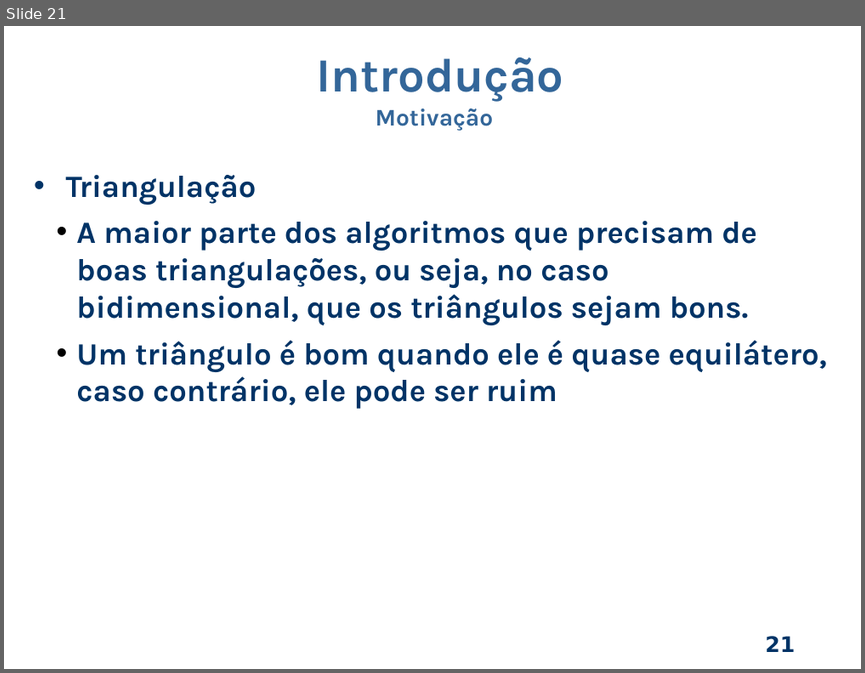
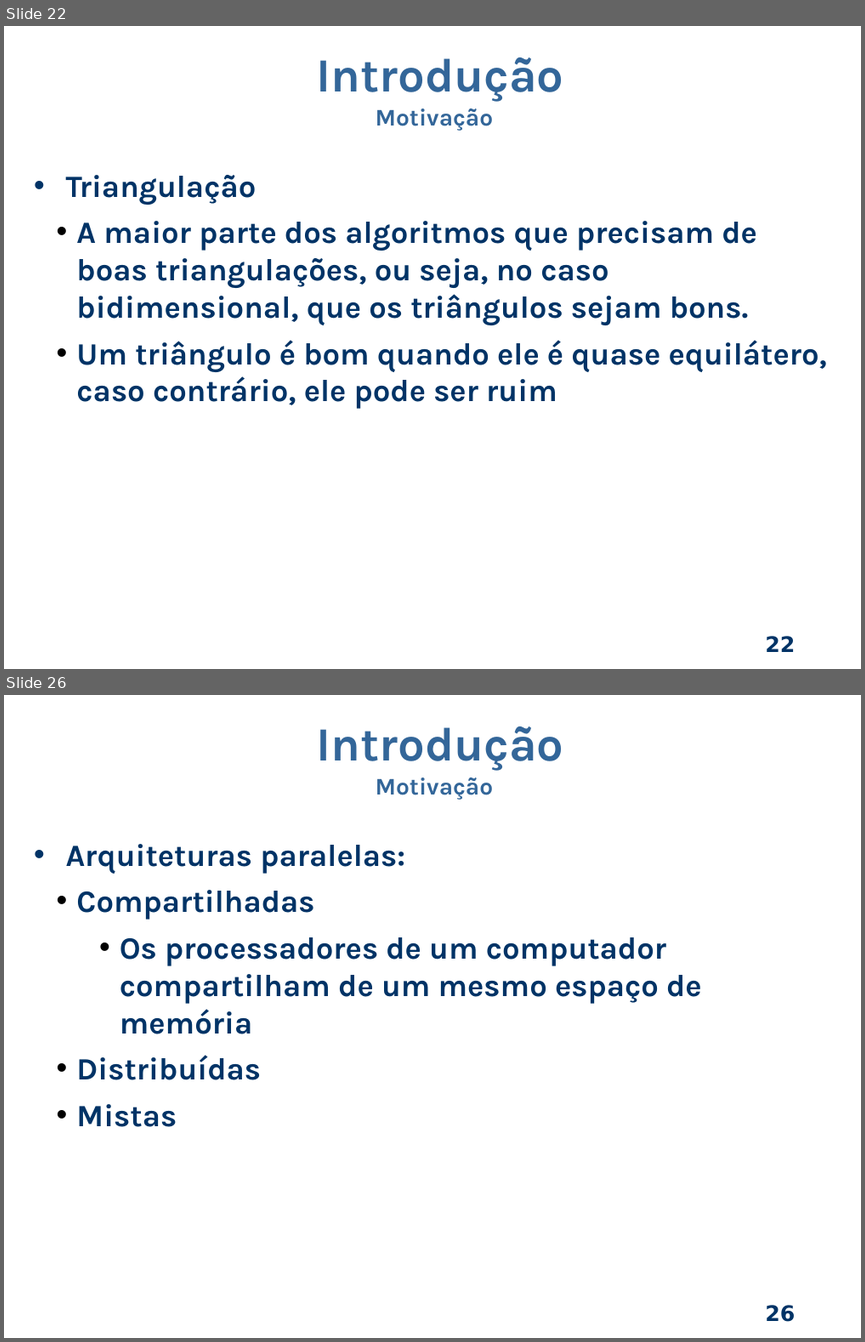
Before and after one commit to dant25/pre-proposta, a slide deck: apresentação/Apresentacao pre.odp. Shown one above the other, each under a label of ours: slide 21 before the commit, slides 22 and 26 after it; the slides between them are not shown. The pictures are 865x673 and 865x1342 pixels, drawn with LibreOffice and Linux fonts; fonts in the diff are those of the drawing; background and template pictures are left out. Boxes give left, top, right and bottom in pixels: in the first picture for what was removed or moved away, otherwise in the second. Text is boxed around its words. In the diff, an @@ line names an element or a change of style, - is before the commit and + after.

```diff
--- a/apresentação/Apresentacao pre.odp
+++ b/apresentação/Apresentacao pre.odp
@@ slide 26 added at [4,695,861,1338], background picture (left out); not listed: 1 template element that a slide beside it also shows @@
@@ text added at [317,726,564,800], 40 pt, text #336699, bold @@
+Introdução
+Motivação
@@ text added at [66,844,702,1127], 26 pt, text #003366, bold @@
+• Arquiteturas paralelas:
+  • Compartilhadas
+    • Os processadores de um computador compartilham de um mesmo espaço de memória
+  • Distribuídas
+  • Mistas
@@ what was slide 21 is now slide 22 @@
@@ page number at [765,635,794,652]: text changed @@
-21
+22
```
Also in this commit, not shown: 6 slides changed, 31 other slides added, 7 other files.
